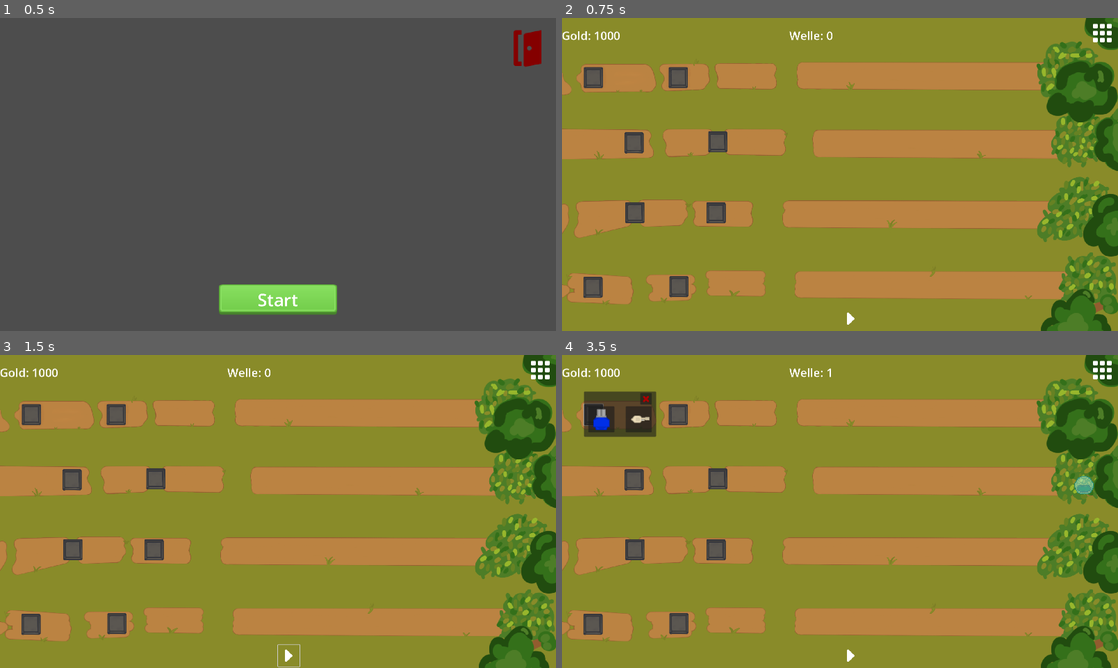
Above: before the commit, frames 1-4 (two rows, left to right).
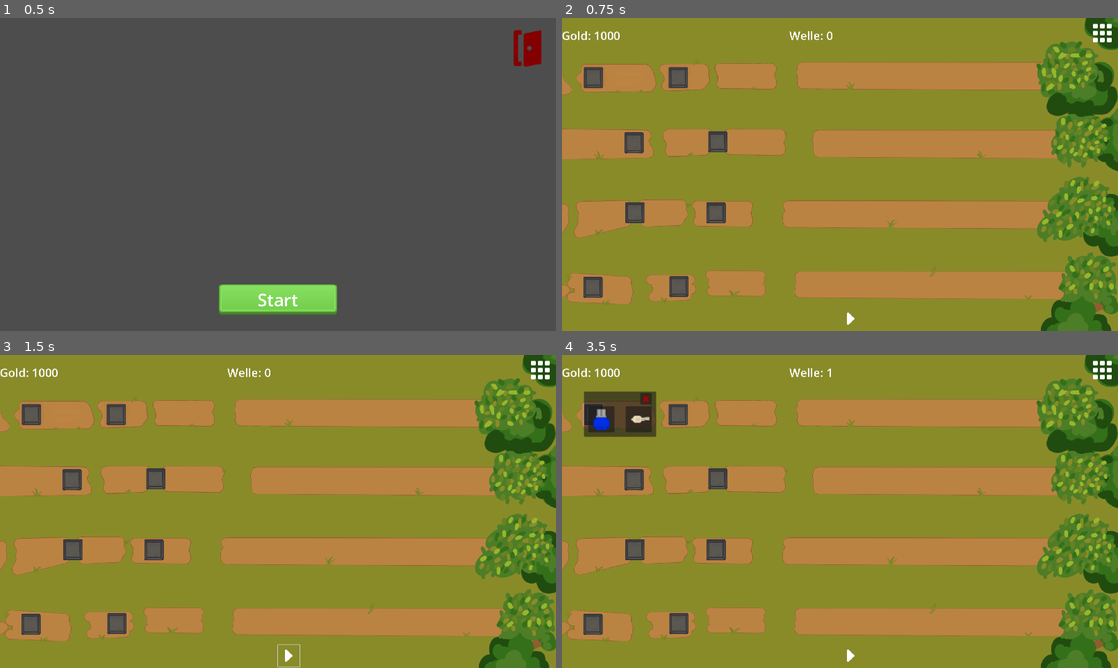
Above: after the commit, the same moments.

Repository: Silas-D/Startprojekt-SM5
Game: Godot game, scene res://Game/UI/mainmenu/main_menu.tscn
Two runs of this game, one before a commit and one after it. Both use one fixed random seed, a clock stepped at 60 frames per second and the inputs below.
Inputs (mouse positions are in pixels of both pictures, inside the frame that each line leads up to):
- Up to frame 1 (0.5 s): no input
- Up to frame 2 (0.75 s): click "Start" at 0.5 s
- Up to frame 3 (1.5 s): click (289, 655) at 1.25 s
- Up to frame 4 (3.5 s): click (851, 655) at 2 s; click (595, 414) at 2.75 s

Frame 1 is identical in both runs. In frame 2, 1.3% of the frame differs, in the area x 88-100%, y 13-92%; in frame 3, 1.3%; in frame 4, 1.5%.

Commit message:
Buesche als Extra Ebene hinzugefuegt, Slimes spawnen jetzt unter den Bueschen

Diff:
--- a/Game/Level/Map.tscn
+++ b/Game/Level/Map.tscn
@@ -1,6 +1,7 @@
-[gd_scene load_steps=6 format=3 uid="uid://c1wd138ka86xp"]
+[gd_scene load_steps=7 format=3 uid="uid://c1wd138ka86xp"]
 
 [ext_resource type="Texture2D" uid="uid://cf3a12yu1xpwr" path="res://Game/Assets/Environment/Map.png" id="1_yeawc"]
+[ext_resource type="Texture2D" uid="uid://badlfepy17lbr" path="res://Game/Assets/Environment/Map Buesche.png" id="2_cmseb"]
 
 [sub_resource type="Curve2D" id="Curve2D_hh8tq"]
 _data = {
@@ -51,3 +52,7 @@
 position = Vector2(895.839, 540)
 scale = Vector2(1.02285, 1)
 curve = SubResource("Curve2D_ei0q4")
+
+[node name="MapBuesche" type="Sprite2D" parent="."]
+position = Vector2(960, 540)
+texture = ExtResource("2_cmseb")
Binary file added: Game/Assets/Environment/Map Buesche.png
Not shown, added: Game/Assets/Environment/Map Buesche.png.import
